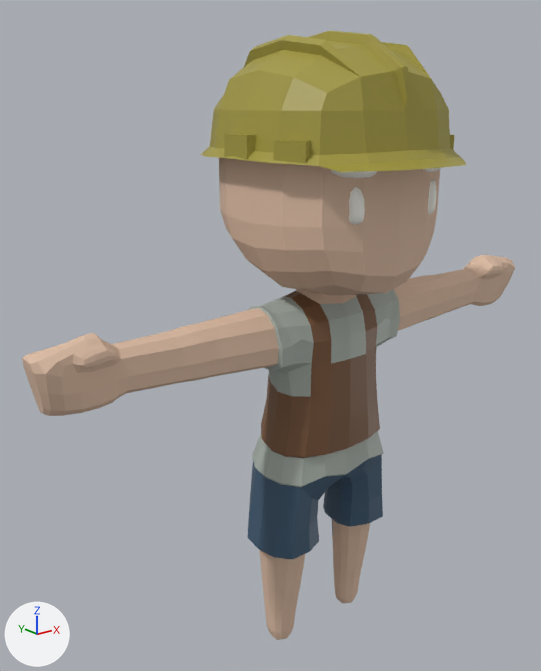
Two versions of the glTF model assets/runtime/characters/villager-male-phase2.glb, one commit apart.
Before and after are seen from a camera (50 mm lens) standing at (-2.62, -2.82, 3.0) and looking at (-0.23, 0.17, 1.8). The lights are fixed; the arrows at lower left show +X, +Y and +Z. The first picture is the older version.

Names of what the first picture shows: 'Body'.
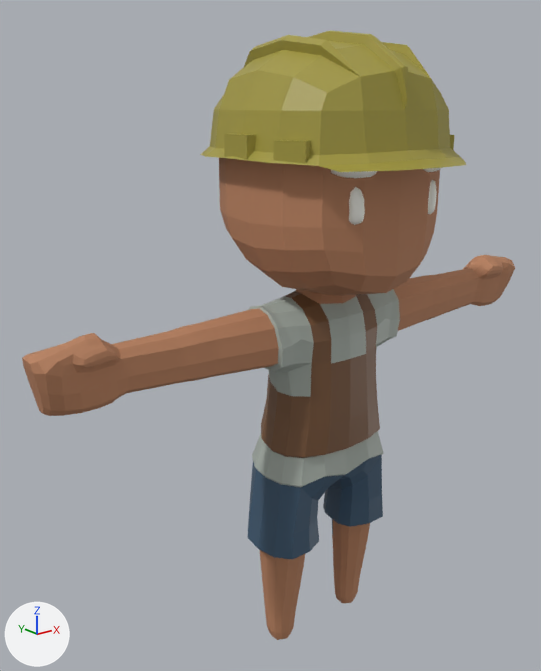
Commit message: Build verified Phase 2 human runtime assets

The change, as a list of edits to the scene's bpy script:
```text
Change mat_skin:
    mat_skin.base_color: (0.725, 0.51, 0.376) -> (0.485, 0.223, 0.117)  # beige #ddbda5 -> orange #b98260
```

Location of each change, (x1, y1, x2, y2) in pixels of the pictures (541 x 671 px):
'Body', recoloured (darker): (22, 156, 515, 640) in both
